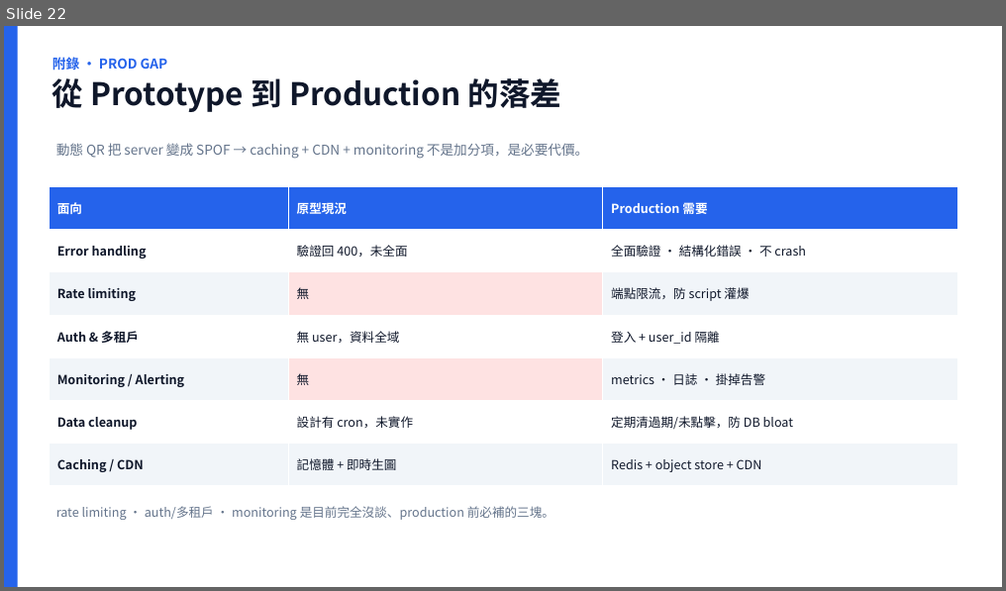
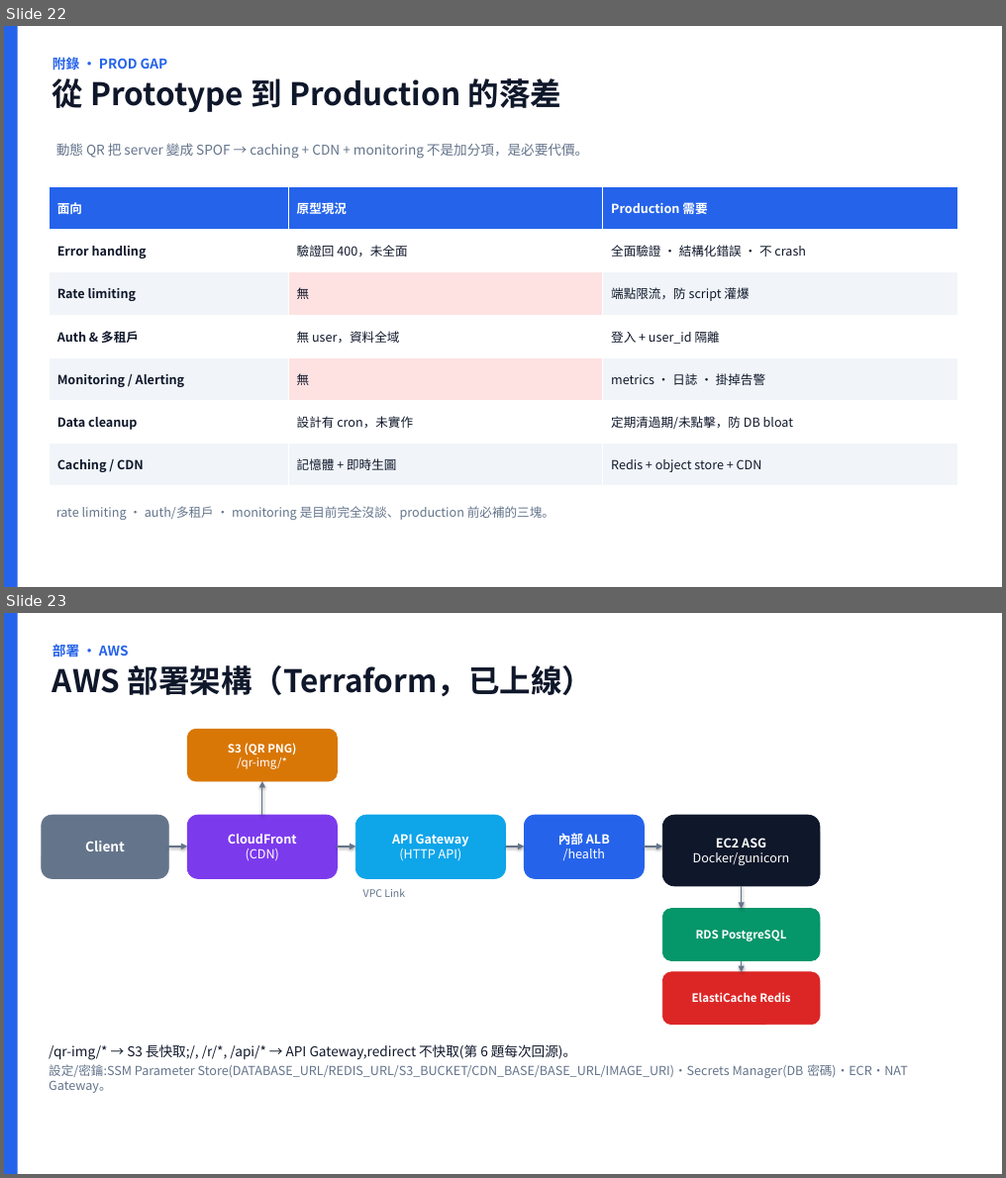
Before and after one commit to scolley31/system-design-demo, a slide deck: QR Code Generator/QR_Code_Generator.pptx. Shown one above the other, each under a label of ours: slide 22 before the commit, slides 22 and 23 after it. The pictures are 1006x591 and 1006x1178 pixels, drawn with LibreOffice and Linux fonts; fonts in the diff are those of the drawing. Boxes give left, top, right and bottom in pixels: in the first picture for what was removed or moved away, otherwise in the second. Text is boxed around its words. In the diff, an @@ line names an element or a change of style, - is before the commit and + after.

```diff
--- a/QR Code Generator/QR_Code_Generator.pptx
+++ b/QR Code Generator/QR_Code_Generator.pptx
@@ slide 23 added at box(4, 613, 1002, 1174), background #FFFFFF @@
@@ rectangle added at box(4, 613, 18, 1174), fill #2563EB @@
@@ text added at box(53, 643, 594, 696), 30 pt, text #0F172A, bold @@
+部署 · AWS
+AWS 部署架構（Terraform，已上線）
@@ rounded rectangle added at box(187, 729, 338, 781), fill #D97706, outline #D97706 0.75 pt, 11 pt, text #FFFFFF, bold @@
+S3 (QR PNG)
+/qr-img/*
@@ arrow added from (262, 815) to (262, 781), #64748B 1.2 pt @@
@@ rounded rectangle added at box(42, 815, 168, 878), fill #64748B, outline #64748B 0.75 pt, 13 pt, text #FFFFFF, bold @@
+Client
@@ rounded rectangle added at box(187, 815, 338, 878), fill #7C3AED, outline #7C3AED 0.75 pt, 12 pt, text #FFFFFF, bold @@
+CloudFront
+(CDN)
@@ rounded rectangle added at box(355, 815, 506, 878), fill #0EA5E9, outline #0EA5E9 0.75 pt, 12 pt, text #FFFFFF, bold @@
+API Gateway
+(HTTP API)
@@ rounded rectangle added at box(525, 815, 645, 878), fill #2563EB, outline #2563EB 0.75 pt, 12 pt, text #FFFFFF @@
+內部 ALB
+/health
@@ rounded rectangle added at box(662, 815, 820, 886), fill #0F172A, outline #0F172A 0.75 pt, 12 pt, text #FFFFFF @@
+EC2 ASG
+Docker/gunicorn
@@ arrow added from (168, 847) to (187, 847), #64748B 1.75 pt @@
@@ arrow added from (338, 847) to (355, 847), #64748B 1.75 pt @@
@@ arrow added from (506, 847) to (525, 847), #64748B 1.75 pt @@
@@ arrow added from (645, 847) to (662, 847), #64748B 1.75 pt @@
@@ text added at box(363, 888, 405, 897), 10 pt, text #64748B @@
+VPC Link
@@ rounded rectangle added at box(662, 909, 820, 961), fill #059669, outline #059669 0.75 pt, 11 pt, text #FFFFFF, bold @@
+RDS PostgreSQL
@@ arrow added from (742, 886) to (742, 909), #64748B 1.2 pt @@
@@ arrow added from (742, 961) to (742, 972), #64748B 1.2 pt @@
@@ rounded rectangle added at box(662, 972, 820, 1025), fill #DC2626, outline #DC2626 0.75 pt, 11 pt, text #FFFFFF, bold @@
+ElastiCache Redis
@@ text added at box(49, 1045, 908, 1093), 12 pt, text #64748B @@
+/qr-img/* → S3 長快取;/, /r/*, /api/* → API Gateway,redirect 不快取(第 6 題每次回源)。
+設定/密鑰:SSM Parameter Store(DATABASE_URL/REDIS_URL/S3_BUCKET/CDN_BASE/BASE_URL/IMAGE_URI)·Secrets Manager(DB 密碼)·ECR·NAT Gateway。
```
Also in this commit, not shown: 1 other slide added, 4 other files.
